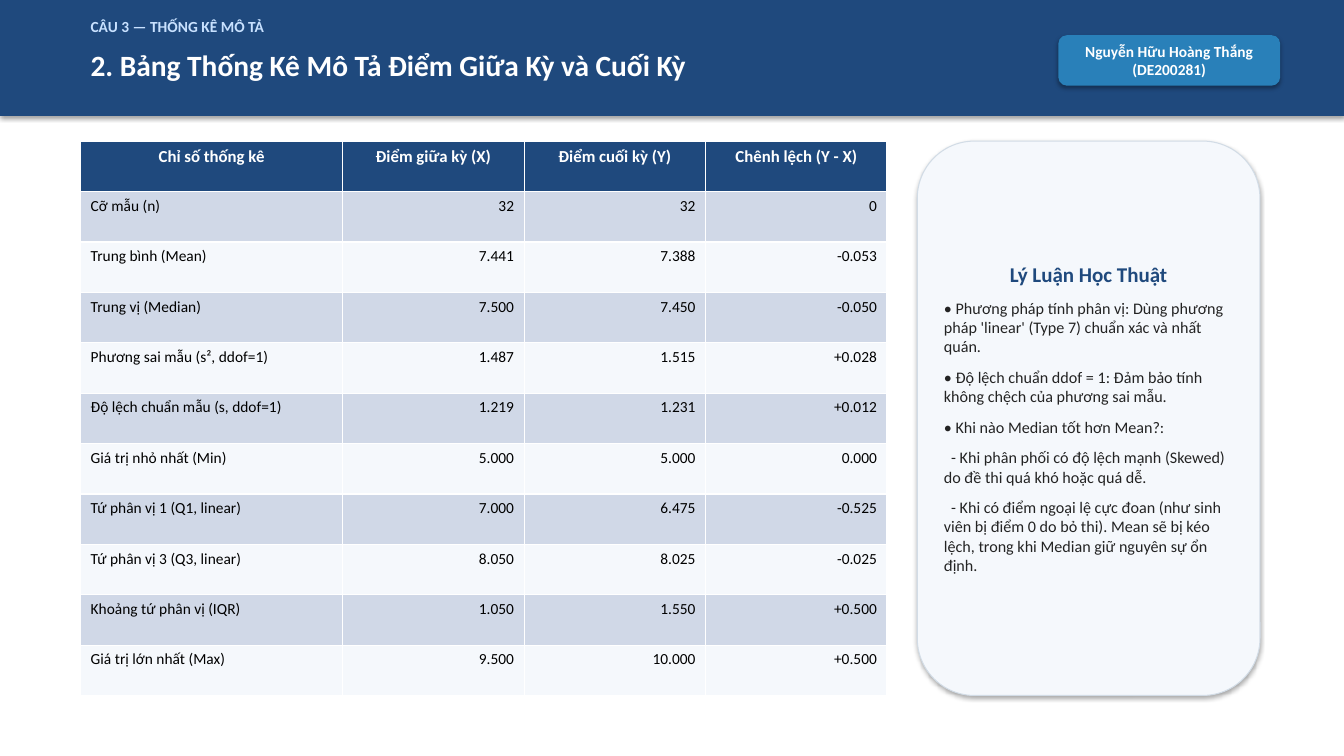
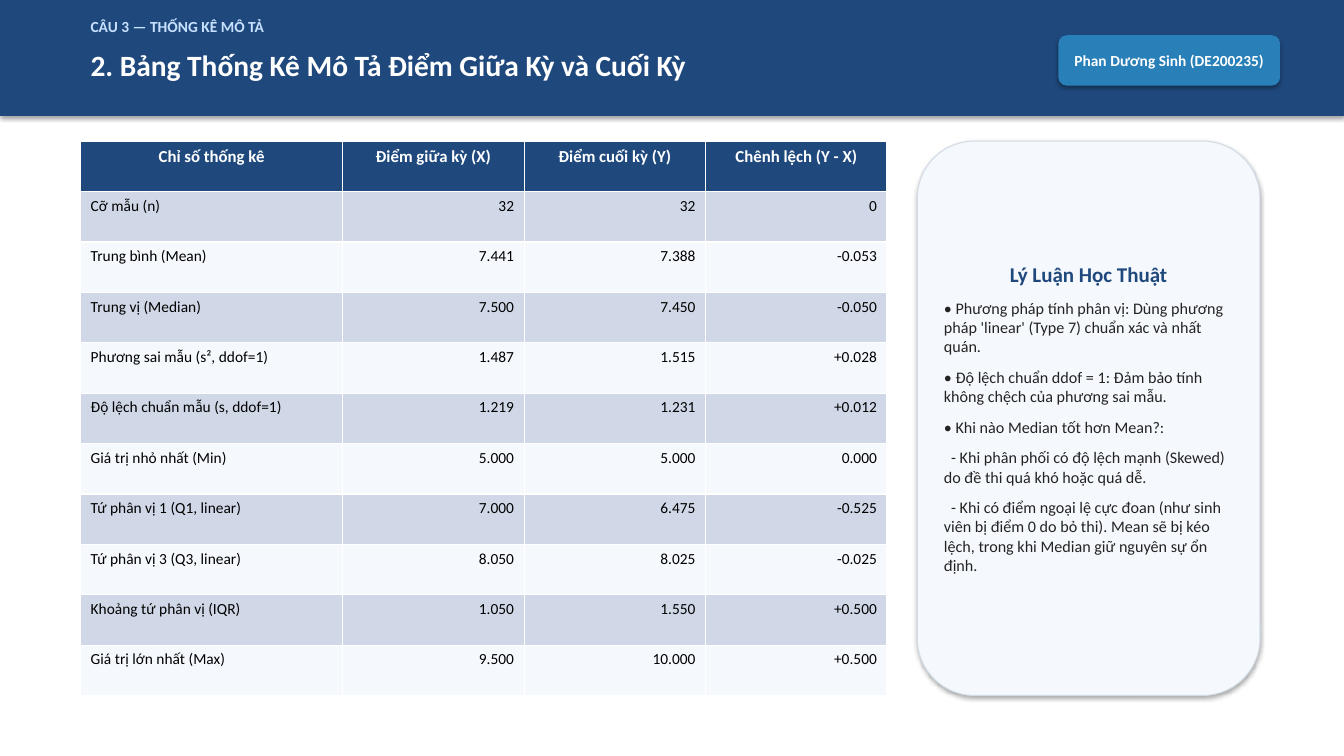
Before and after one commit to hieune321/mas-project-topic1, a slide deck: slide 3 of outputs/reports/Computer_Project_Topic_1_Slides.pptx. Drawn at 1344x756 pixels with LibreOffice and Linux fonts; fonts in the diff are those of the drawing. Boxes give left, top, right and bottom in pixels: in the first picture for what was removed or moved away, otherwise in the second. Text is boxed around its words. In the diff, an @@ line names an element or a change of style, - is before the commit and + after.

```diff
--- a/outputs/reports/Computer_Project_Topic_1_Slides.pptx
+++ b/outputs/reports/Computer_Project_Topic_1_Slides.pptx
@@ text in rounded rectangle at box(1074, 54, 1264, 69): text changed @@
-Nguyễn Hữu Hoàng Thắng (DE200281)
+Phan Dương Sinh (DE200235)
```
Also in this commit, not shown: 10 other slides changed, 17 other files.
